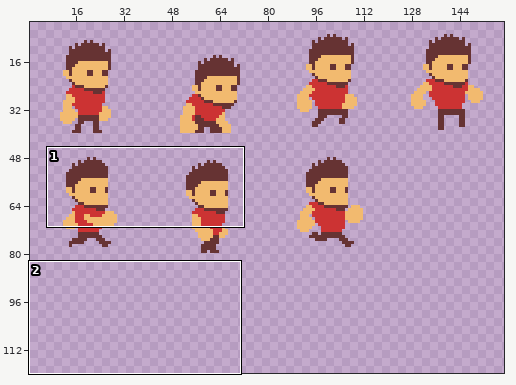
A sprite sheet gets an edit: media/player.png. Above, an overview of the earlier version with the close-up marked.
Close-up. Before the commit:
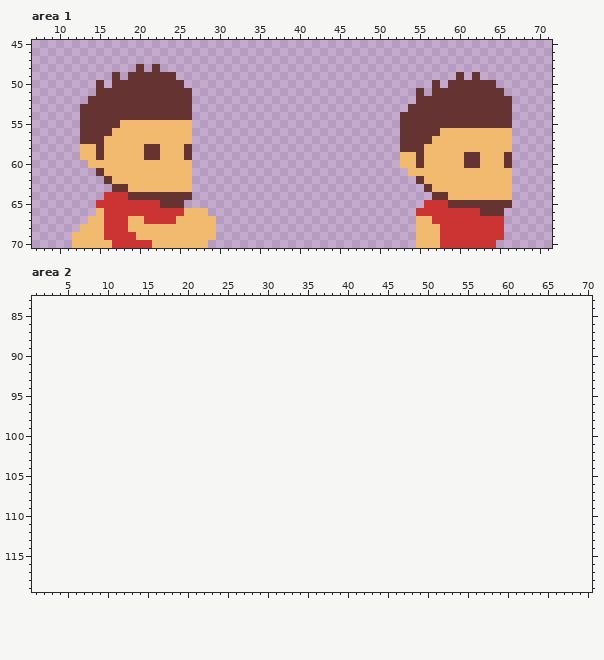
The file is 160x80 pixels. Shown: area 1: x 7..71, y 45..70; area 2: x 1..70, y 83..119. The old version is drawn lined up with the new one, on the new canvas. The wide view leaves out empty margins. The commit also changed other parts of the picture, which this record leaves out.
The same view after the edit:
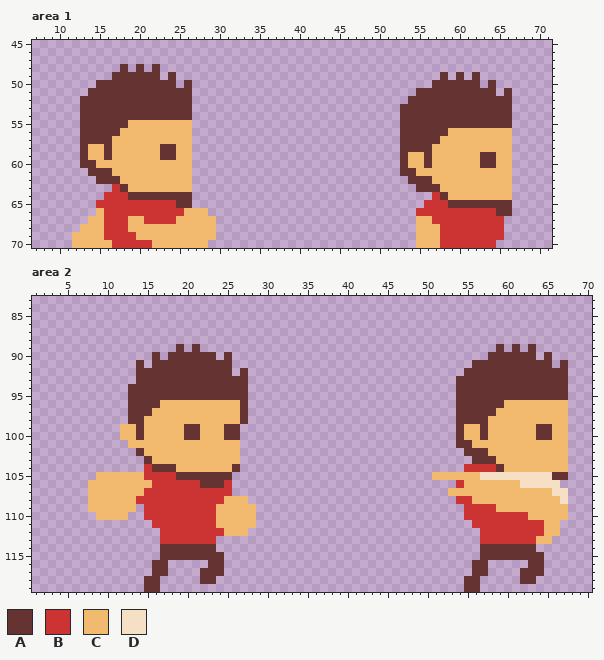
Palette (. is transparent): A #663333  B #cc3333  C #f2ba6f  D #f5e0c5
Edits made:
canvas 160x80 -> 160x120
--- area 1
@@ x 7..71 @@
 47 .................................................................
-48 .............A.A.................................................
-49 ..........A.AAAAAA...................................A.A.........
-50 ........A.AAAAAAAAA...............................A.AAAAAA.......
-51 ........AAAAAAAAAAAA............................A.AAAAAAAAA......
-52 .......AAAAAAAAAAAAA............................AAAAAAAAAAAA.....
-53 ......AAAAAAAAAAAAAA...........................AAAAAAAAAAAAA.....
+48 ...........A.A.A.................................................
+49 ..........AAAAAA.A.................................A.A.A.........
+50 ........AAAAAAAAAA.A..............................AAAAAA.A.......
+51 .......AAAAAAAAAAAAA............................AAAAAAAAAA.A.....
+52 ......AAAAAAAAAAAAAA...........................AAAAAAAAAAAAA.....
+53 ......AAAAAAAAAAAAAA..........................AAAAAAAAAAAAAA.....
 54 ......AAAAAAAAAAAAAA..........................AAAAAAAAAAAAAA.....
-55 ......AAAAACCCCCCCCC..........................AAAAAAAAAAAAAA.....
-56 ......AAAACCCCCCCCCC..........................AAAAACCCCCCCCC.....
-57 ......AAACCCCCCCCCCC..........................AAAACCCCCCCCCC.....
-58 ......CCACCCCCAACCCA..........................AAACCCCCCCCCCC.....
-59 ......CCACCCCCAACCCA..........................CCACCCCCAACCCA.....
-60 .......CCCCCCCCCCCCC..........................CCACCCCCAACCCA.....
-61 ........ACCCCCCCCCCC...........................CCCCCCCCCCCCC.....
-62 .........ACCCCCCCCCC............................ACCCCCCCCCCC.....
-63 ..........AACCCCCCCC.............................ACCCCCCCCCC.....
-64 .........BBBAAAAAAAA..............................AACCCCCCCC.....
-65 ........BBBBBBBBAAA..............................BBBAAAAAAAA.....
-66 ........CBBBBBBBBBBCCC..........................BBBBBBBBAAA......
+55 ......AAAAAACCCCCCCC..........................AAAAAAAAAAAAAA.....
+56 ......AAAAACCCCCCCCC..........................AAAAAACCCCCCCC.....
+57 ......AAAACCCCCCCCCC..........................AAAAACCCCCCCCC.....
+58 ......ACCACCCCCCAACC..........................AAAACCCCCCCCCC.....
+59 ......ACCACCCCCCAACC..........................ACCACCCCCCAACC.....
+60 ......AACCCCCCCCCCCC..........................ACCACCCCCCAACC.....
+61 .......AAACCCCCCCCCC..........................AACCCCCCCCCCCC.....
+62 ........AAACCCCCCCCC...........................AAACCCCCCCCCC.....
+63 ..........BACCCCCCCC............................AAACCCCCCCCC.....
+64 .........BBBAAAAAAAA..............................BACCCCCCCC.....
+65 ........BBBBBBBBBBAA.............................BBBAAAAAAAA.....
+66 ........CBBBBBBBBBBCCC..........................BBBBBBBBBBAA.....
 67 .......CCBBBCCBBBBCCCCC.........................CCBBBBBBBBB......
--- area 2
@@ x 1..70 @@
  88 ......................................................................
- 89 ......................................................................
- 90 ......................................................................
- 91 ......................................................................
- 92 ......................................................................
- 93 ......................................................................
- 94 ......................................................................
- 95 ......................................................................
- 96 ......................................................................
- 97 ......................................................................
- 98 ......................................................................
- 99 ......................................................................
-100 ......................................................................
-101 ......................................................................
-102 ......................................................................
-103 ......................................................................
-104 ......................................................................
-105 ......................................................................
-106 ......................................................................
-107 ......................................................................
-108 ......................................................................
-109 ......................................................................
-110 ......................................................................
-111 ......................................................................
-112 ......................................................................
-113 ......................................................................
-114 ......................................................................
-115 ......................................................................
-116 ......................................................................
-117 ......................................................................
-118 ......................................................................
-119 ......................................................................
+ 89 ..................A.A.....................................A.A.A.......
+ 90 ...............A.AAAAAA.A................................AAAAAA.A.....
+ 91 .............A.AAAAAAAAAA..............................AAAAAAAAAA.A...
+ 92 .............AAAAAAAAAAAA.A...........................AAAAAAAAAAAAA...
+ 93 .............AAAAAAAAAAAAAA..........................AAAAAAAAAAAAAA...
+ 94 ............AAAAAAAAAAAAAAA..........................AAAAAAAAAAAAAA...
+ 95 ............AAAAAAAAAAAAAAA..........................AAAAAAAAAAAAAA...
+ 96 ............AAAACCCCCCCCCCA..........................AAAAAACCCCCCCC...
+ 97 ............AAACCCCCCCCCCCA..........................AAAAACCCCCCCCC...
+ 98 ............AACCCCCCCCCCCCA..........................AAAACCCCCCCCCC...
+ 99 ...........CCACCCCCAACCCAA...........................ACCACCCCCCAACC...
+100 ...........CCACCCCCAACCCAA...........................ACCACCCCCCAACC...
+101 ............CCCCCCCCCCCCCC...........................AACCCCCCCCCCCC...
+102 .............ACCCCCCCCCCCC............................AAACCCCCCCCCC...
+103 ..............ACCCCCCCCCCC.............................AAACCCCCCCCC...
+104 ..............BAAACCCCCCCA............................BBBBACCCCCCCC...
+105 ........CCCCCCBBBBAAAAAAA.........................CCCCCCDDDDDDDDDAA...
+106 .......CCCCCCCCBBBBBBAAAB............................BCCCCCCCDDDDD....
+107 .......CCCCCCCBBBBBBBBBBB...........................CCCCCCCCCCCCCDD...
+108 .......CCCCCCBBBBBBBBBBBCCC..........................BBCCCCCCCCCCCD...
+109 .......CCCCCC.BBBBBBBBBCCCCC..........................BBBBCCCCCCCCC...
+110 ........CCCC..BBBBBBBBBCCCCC..........................BBBBBBBBCCCCC...
+111 ...............BBBBBBBBCCCCC...........................BBBBBBBBBCC....
+112 ................BBBBBBBBCCC.............................BBBBBBBBCC....
+113 ................BBBBBBB.................................BBBBBBBCC.....
+114 ................AAAAAAA.................................AAAAAAA.......
+115 ................AAAAAAAA................................AAAAAAAA......
+116 ...............AA.....AA...............................AA.....AA......
+117 ...............AA....AAA...............................AA....AAA......
+118 ..............AA.....AA...............................AA.....AA.......
+119 ..............AA......................................AA..............
Pixel boxes of the changes (left, top, right, bottom) in both close-ups:
changed: (80, 64, 192, 192)
changed: (400, 72, 512, 200)
changed: (160, 200, 192, 208)
changed: (480, 208, 512, 216)
added: (88, 344, 256, 592)
added: (432, 344, 568, 592)
